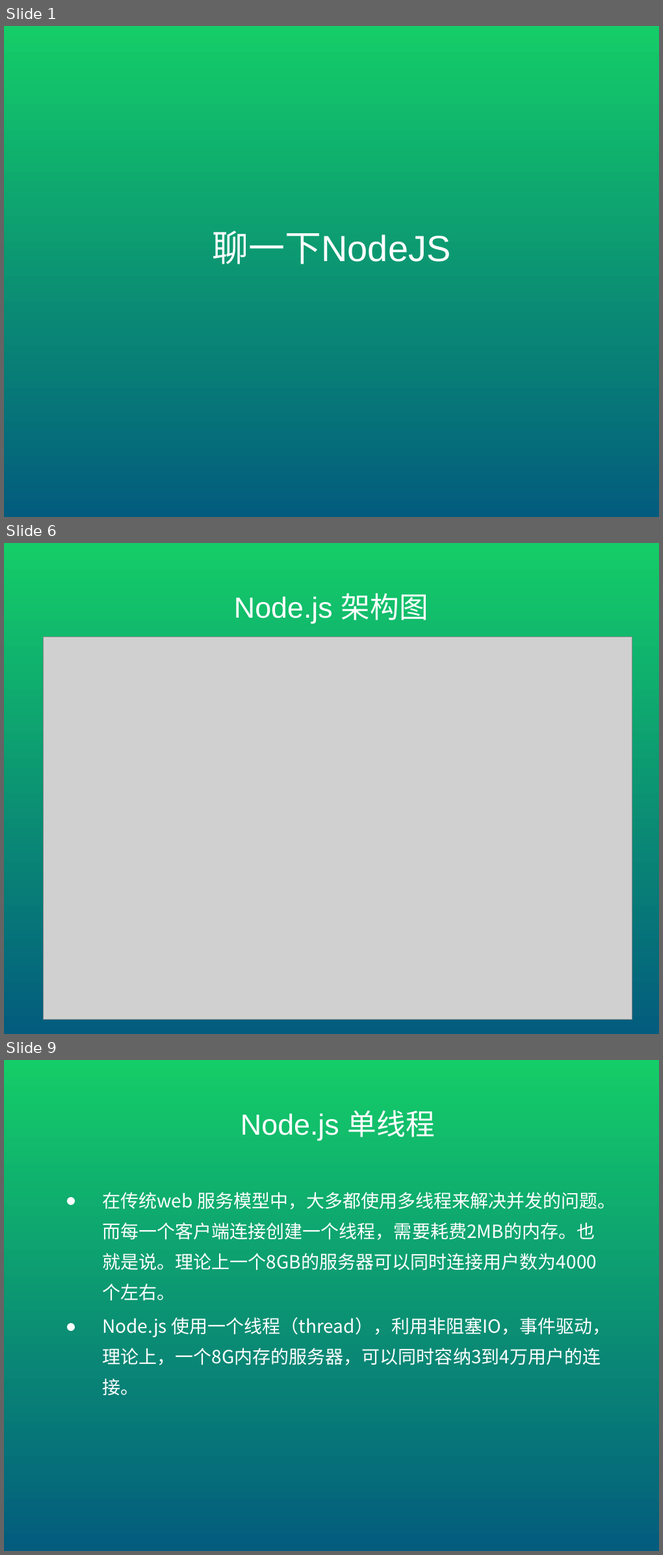
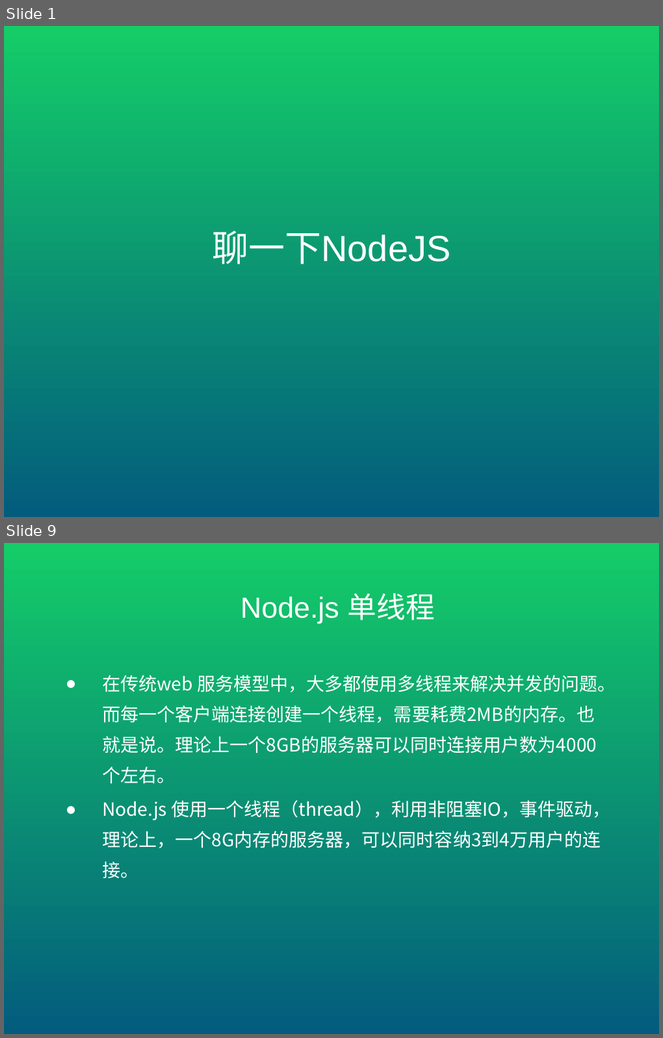
Before and after one commit to mopacha/course, a slide deck: ppt/聊一下NodeJS.pptx. Shown one above the other, each under a label of ours: slides 1, 6 and 9 before the commit, slides 1 and 9 after it; the slides between them are not shown. The pictures are 663x1555 and 663x1038 pixels, drawn with LibreOffice and Linux fonts; fonts in the diff are those of the drawing; grey boxes stand for pictures. Boxes give left, top, right and bottom in pixels: in the first picture for what was removed or moved away, otherwise in the second. Text is boxed around its words. In the diff, an @@ line names an element or a change of style, - is before the commit and + after.

```diff
--- a/ppt/聊一下NodeJS.pptx
+++ b/ppt/聊一下NodeJS.pptx
@@ slide 6 removed at box(4, 543, 659, 1034), background gradient #14CD68 to #035C7D @@
@@ title removed at box(234, 593, 428, 624) @@
-Node.js 架构图
@@ picture removed at box(43, 637, 633, 1019) @@
```
Also in this commit, not shown: 6 slides changed, 3 slides added, 2 other slides removed, 1 other file.
